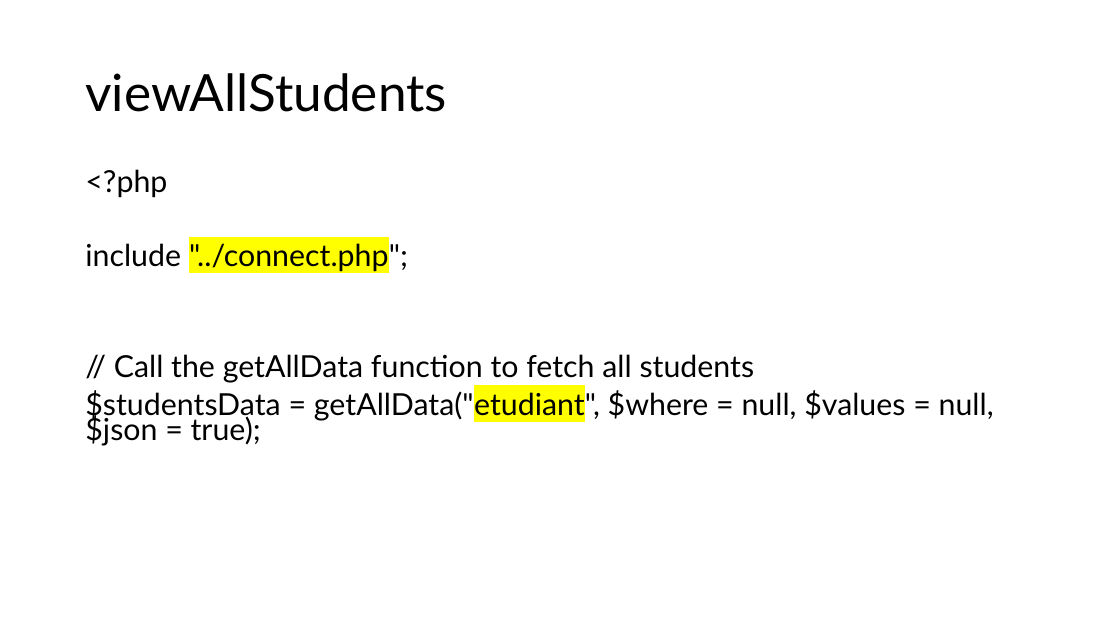
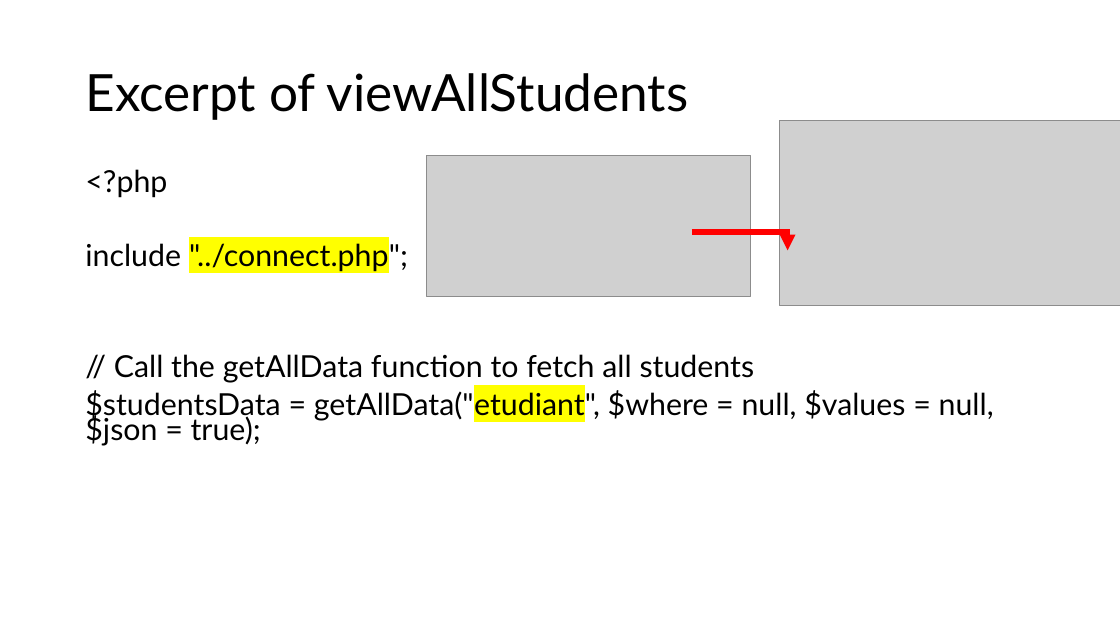
Before and after one commit to ouared14/Mobile-Programming-2025, a slide deck: slide 8 of TP-RestFullAPI/TP RestFul API.odp. Drawn at 1120x630 pixels with LibreOffice and Linux fonts; fonts in the diff are those of the drawing; grey boxes stand for pictures. Boxes give left, top, right and bottom in pixels: in the first picture for what was removed or moved away, otherwise in the second. Text is boxed around its words. In the diff, an @@ line names an element or a change of style, - is before the commit and + after.

```diff
--- a/TP-RestFullAPI/TP RestFul API.odp
+++ b/TP-RestFullAPI/TP RestFul API.odp
@@ title at <box>85,73,689,120</box>: text changed @@
-viewAllStudents
+Excerpt of viewAllStudents
@@ picture added at <box>780,120,1120,306</box> @@
@@ picture added at <box>427,155,751,297</box> @@
@@ elbow arrow added from (692, 232) to (788, 250), #FF0000 4.51 pt @@
```
Also in this commit, not shown: 1 other slide changed.
